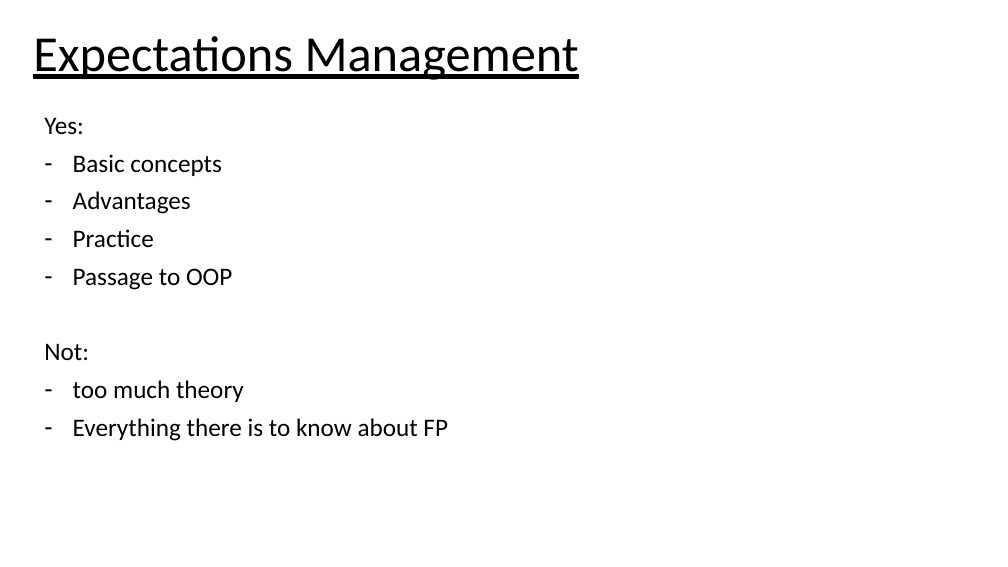
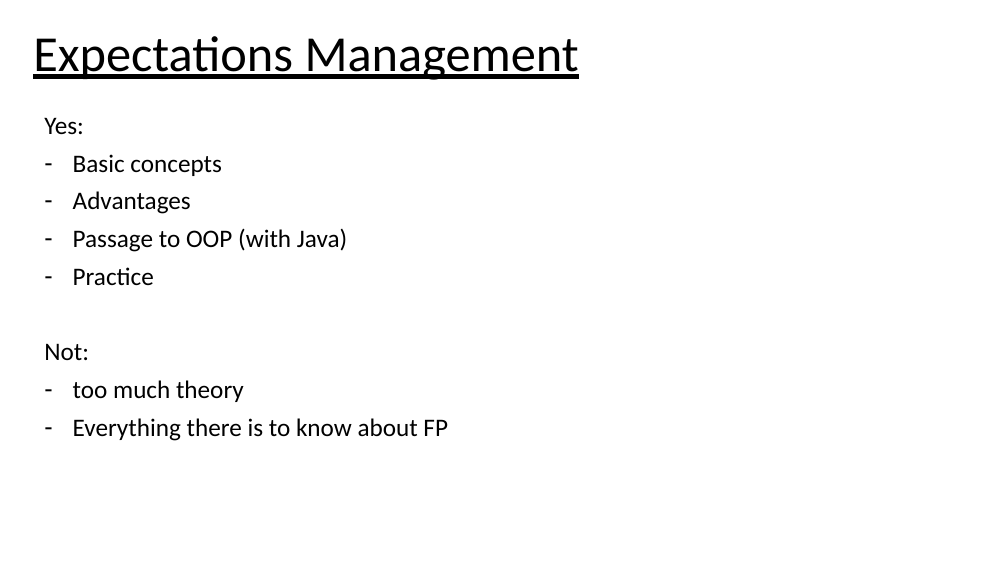
Before and after one commit to kgkoutis/fp_in_oop, a slide deck: slide 2 of Introduction to Functional Programming.pptm. Drawn at 1008x567 pixels with LibreOffice and Linux fonts; fonts in the diff are those of the drawing. Boxes give left, top, right and bottom in pixels: in the first picture for what was removed or moved away, otherwise in the second. Text is boxed around its words. In the diff, an @@ line names an element or a change of style, - is before the commit and + after.

```diff
--- a/Introduction to Functional Programming.pptm
+++ b/Introduction to Functional Programming.pptm
@@ subtitle at (73, 228, 347, 252): paragraph added @@
+– Passage to OOP (with Java)
@@ subtitle at (73, 268, 232, 290): paragraph removed @@
-– Passage to OOP
```
Also in this commit, not shown: 3 other slides changed, 1 other file.
